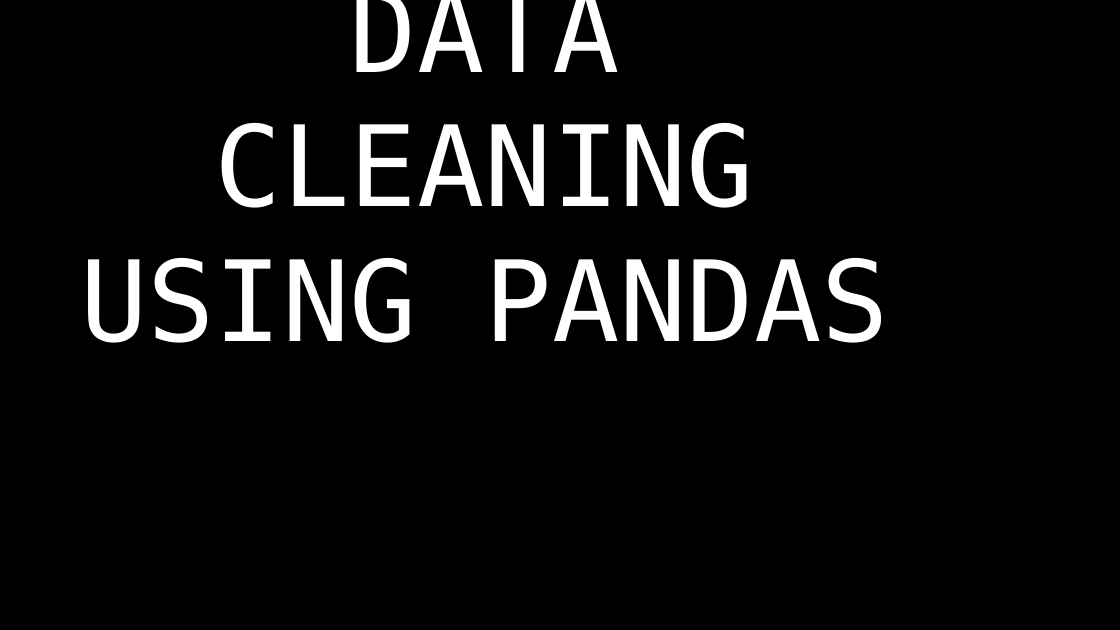
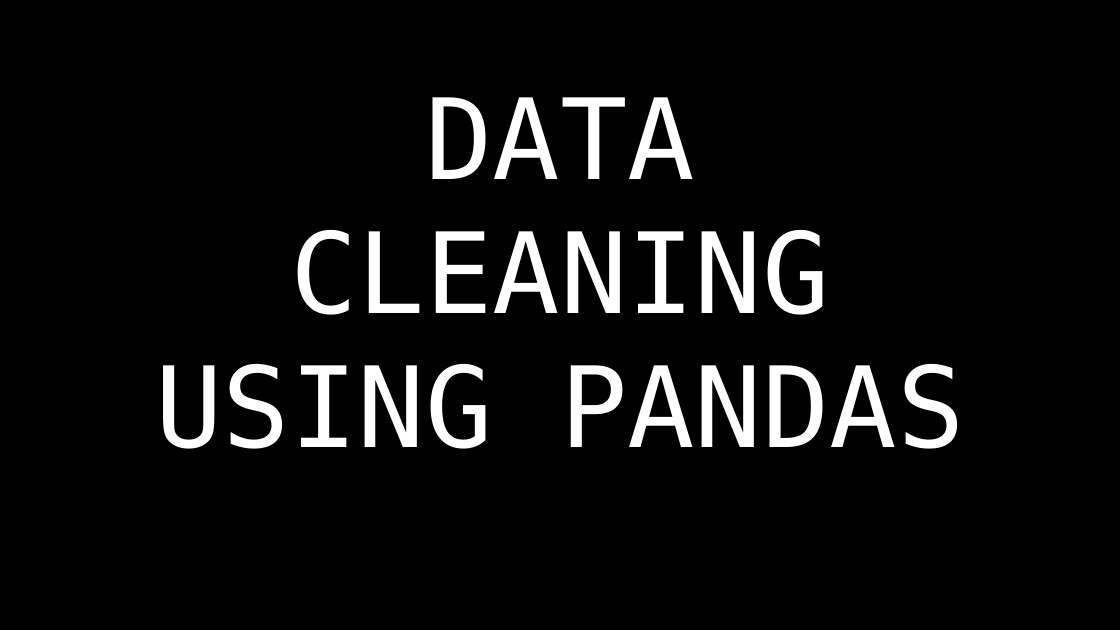
Before and after one commit to VARUN-688/ssc_seminar, a slide deck: slide 1 of DATA CLEANING USING PANDAS.pptx. Drawn at 1120x630 pixels with LibreOffice and Linux fonts; fonts in the diff are those of the drawing; background and template pictures are left out. Boxes give left, top, right and bottom in pixels: in the first picture for what was removed or moved away, otherwise in the second. Text is boxed around its words. In the diff, an @@ line names an element or a change of style, - is before the commit and + after.

```diff
--- a/DATA CLEANING USING PANDAS.pptx
+++ b/DATA CLEANING USING PANDAS.pptx
@@ title "DATA CLEANING USING PANDAS" rewrapped from <box>80,0,890,343</box> to <box>155,97,965,449</box> @@
```
Also in this commit, not shown: 3 other slides changed.
